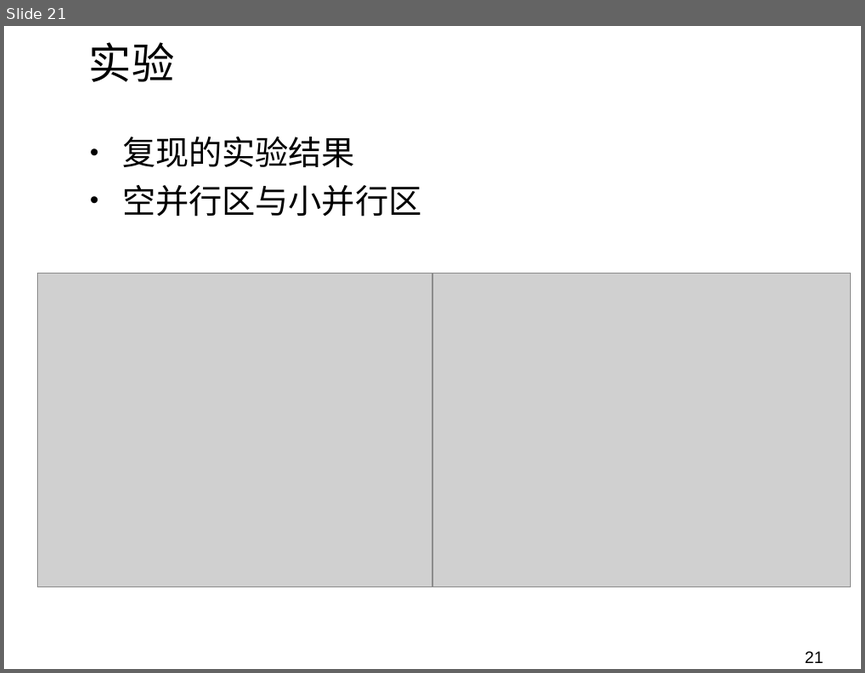
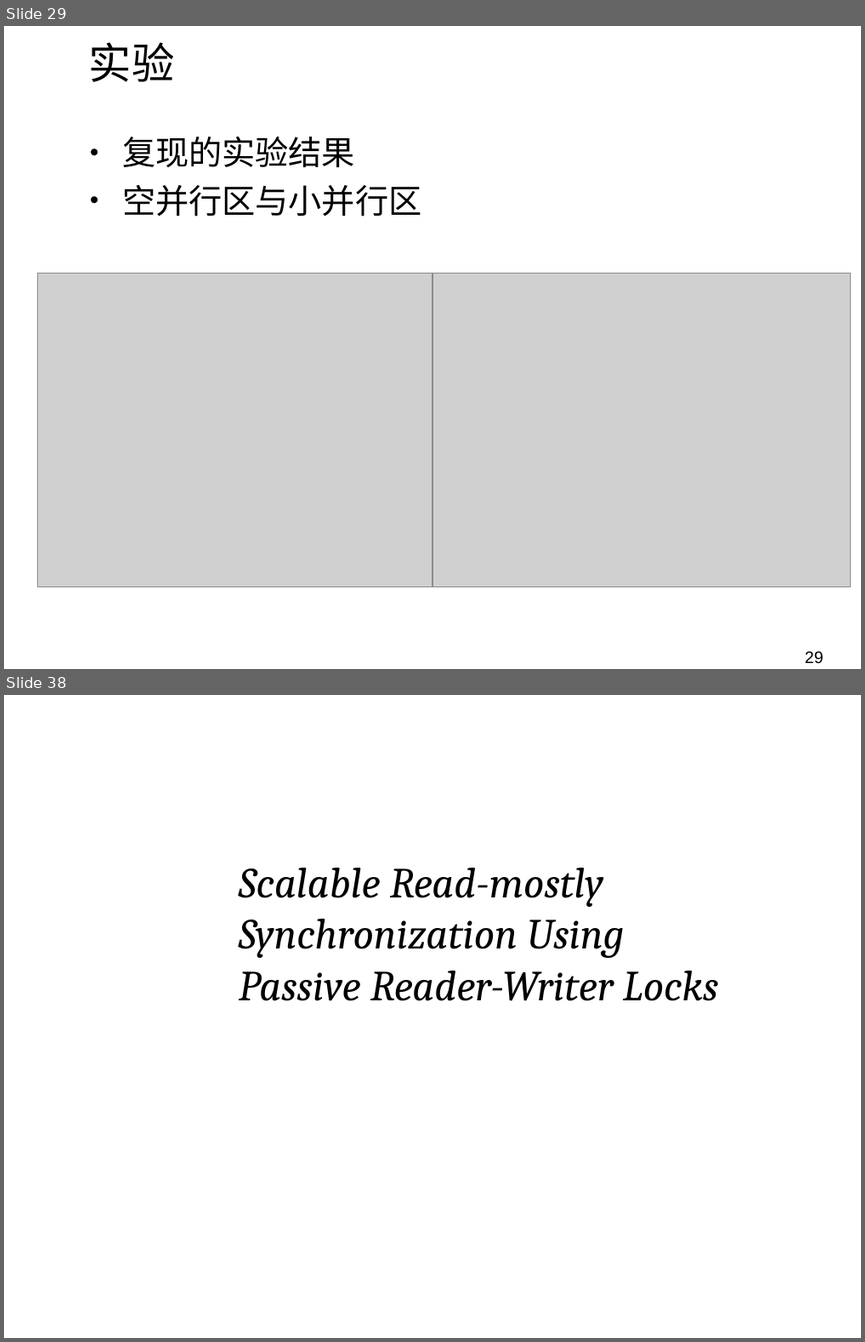
Before and after one commit to NIC0NIC0NI/OS_reports, a slide deck: Presentation.pptx. Shown one above the other, each under a label of ours: slide 21 before the commit, slides 29 and 38 after it; the slides between them are not shown. The pictures are 865x673 and 865x1342 pixels, drawn with LibreOffice and Linux fonts; fonts in the diff are those of the drawing; grey boxes stand for pictures; background and template pictures are left out. Boxes give left, top, right and bottom in pixels: in the first picture for what was removed or moved away, otherwise in the second. Text is boxed around its words. In the diff, an @@ line names an element or a change of style, - is before the commit and + after.

```diff
--- a/Presentation.pptx
+++ b/Presentation.pptx
@@ slide 38 added at [4, 695, 861, 1338], background picture (left out) @@
@@ title added at [239, 868, 718, 1001], 36 pt, text #000000, italic @@
+  Scalable Read-mostly Synchronization Using
+  Passive Reader-Writer Locks
@@ what was slide 21 is now slide 29 @@
@@ page number at [805, 651, 823, 664]: text changed @@
-21
+29
```
Also in this commit, not shown: 6 slides changed, 25 other slides added.
